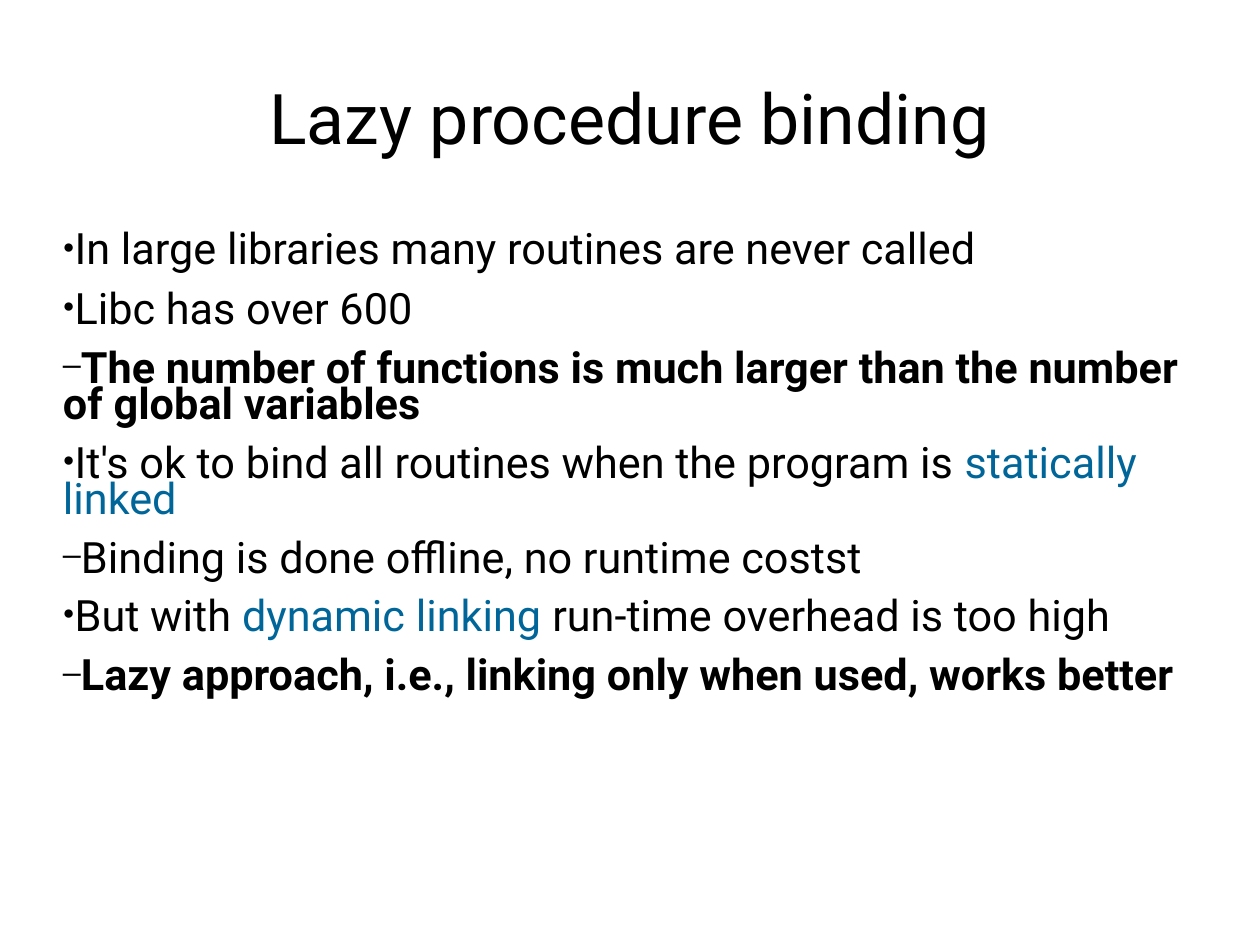
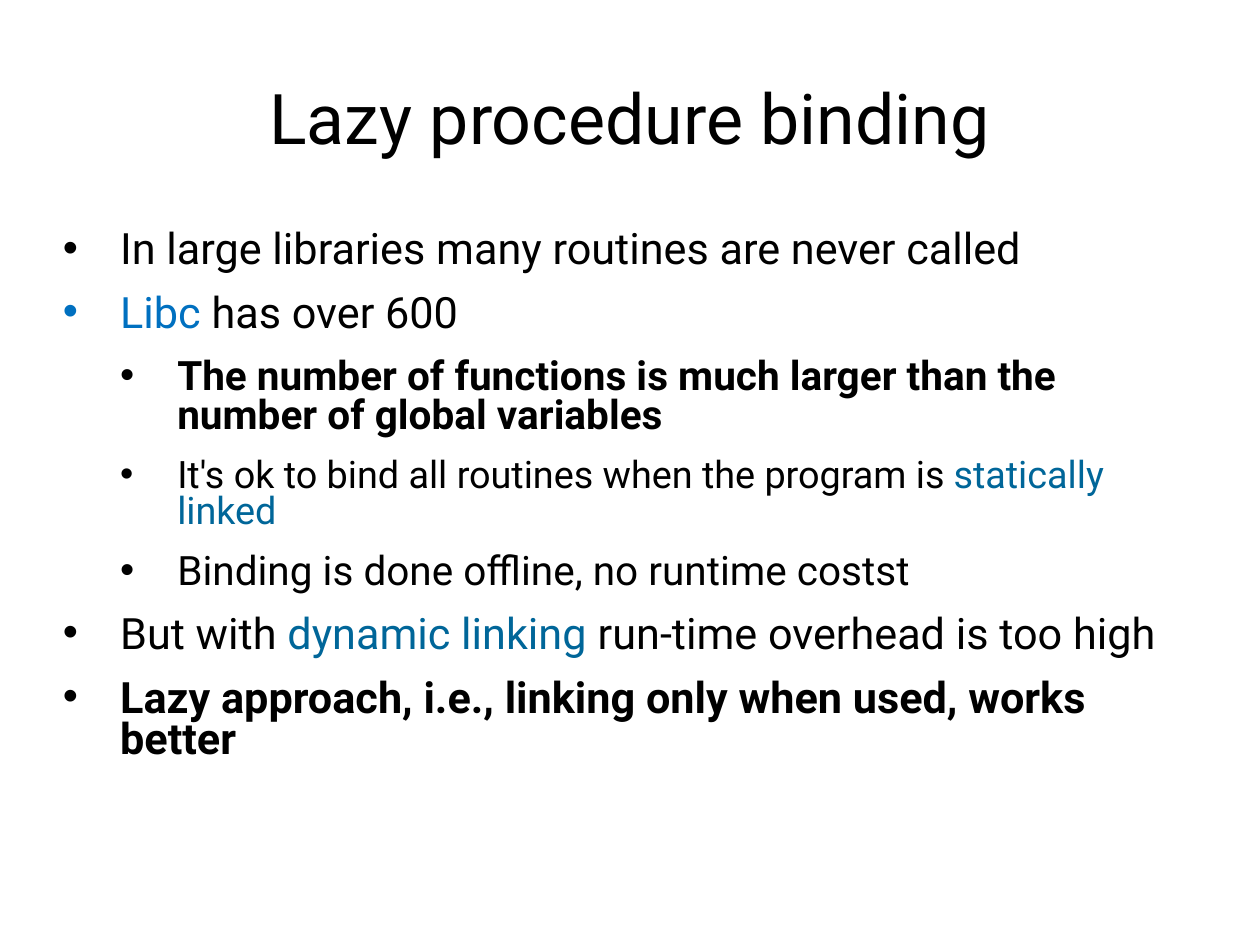
Before and after one commit to navya-d1998/cs5460, a slide deck: slide 128 of static/lectures/lecture05-linking-and-loading/lecture05-linking-and-loading.pptx. Drawn at 1260x945 pixels with LibreOffice and Linux fonts; fonts in the diff are those of the drawing. Boxes give left, top, right and bottom in pixels: in the first picture for what was removed or moved away, otherwise in the second. Text is boxed around its words. In the diff, an @@ line names an element or a change of style, - is before the commit and + after.

```diff
--- a/static/lectures/lecture05-linking-and-loading/lecture05-linking-and-loading.pptx
+++ b/static/lectures/lecture05-linking-and-loading/lecture05-linking-and-loading.pptx
@@ text "In large libraries many routines ..." at (x1=120, y1=231, x2=1155, y2=755): text colour #000000 to #0070C0 in "Libc"; size 27.2 to 25.5 pt in "The number of functions is much larger ...", "Binding is done offline, no runtime costst"; size 27.2 to 23.8 pt in "It's ok to bind all routines when ..."; bullet ● to •; line spacing 0.7 to 0.8; bullet – to •; list level 3 to 4 in "The number of functions is ..."; list level 2 to 3 in "It's ok to bind all ..."; list level 3 to 4 in "Binding is done offline, no ..." @@
```
Also in this commit, not shown: 35 other slides changed, 3 other files.
